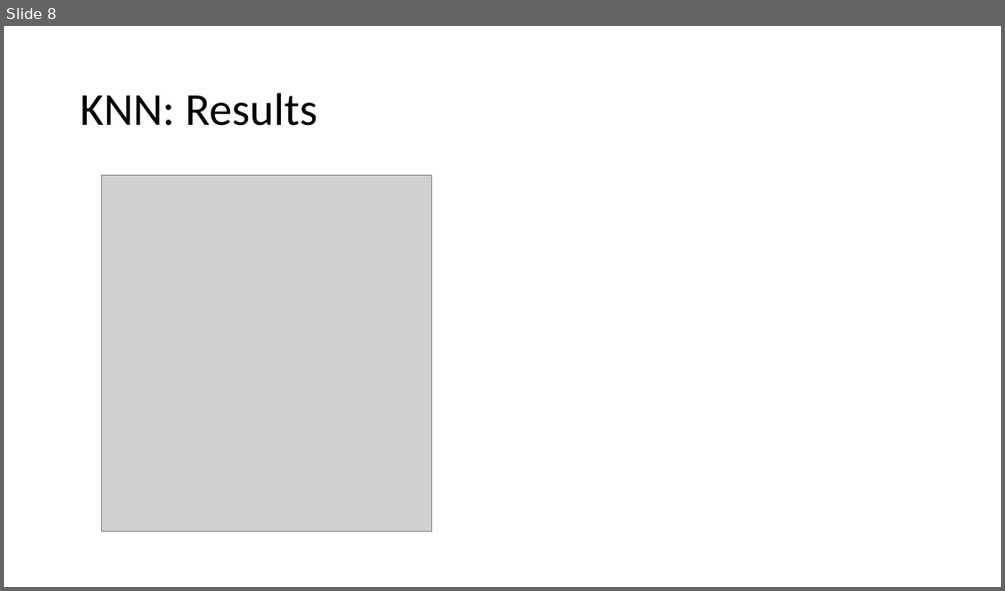
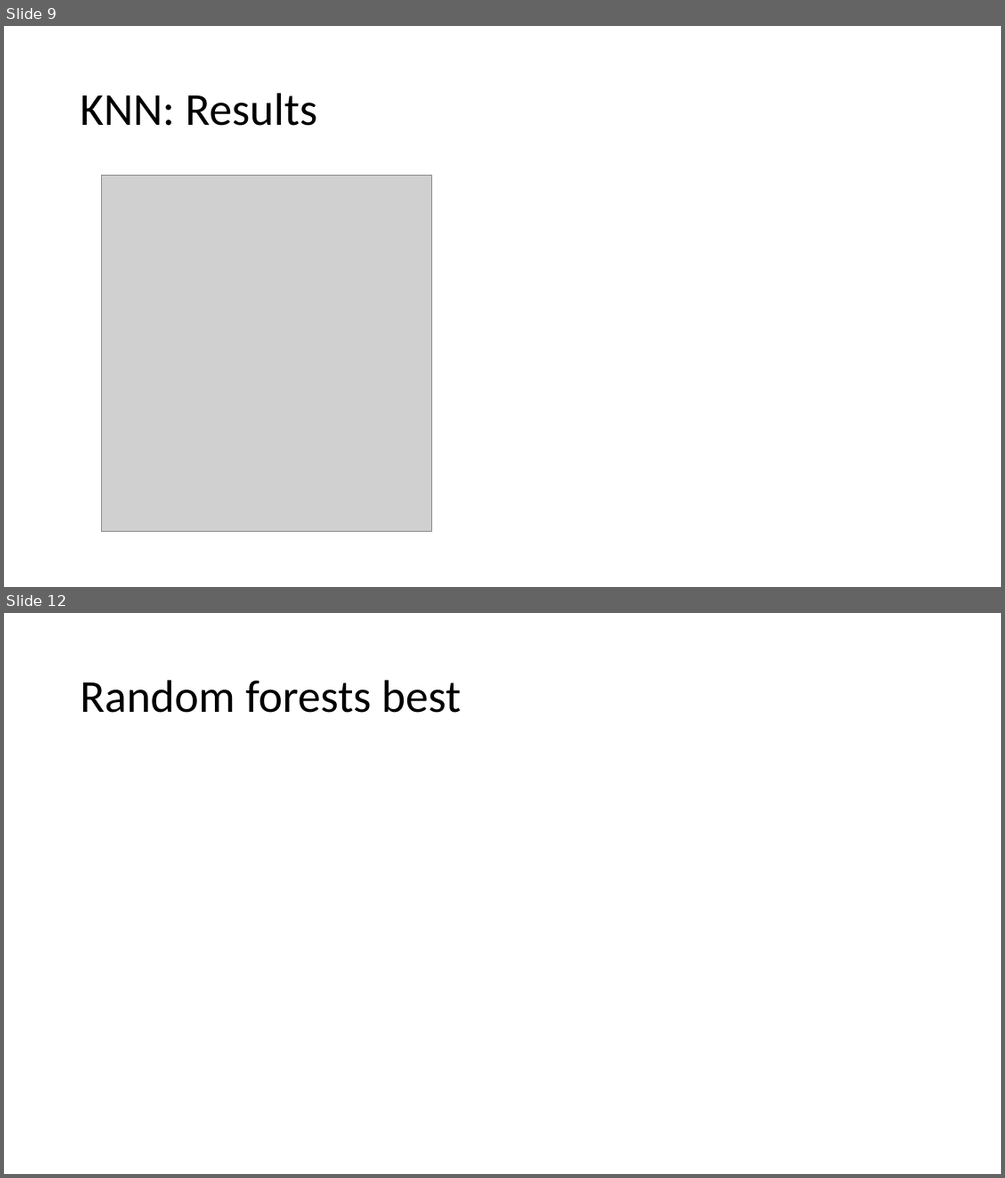
Before and after one commit to sandroassek/SS23_UE_MLPC, a slide deck: Task 3.pptx. Shown one above the other, each under a label of ours: slide 8 before the commit, slides 9 and 12 after it; the slides between them are not shown. The pictures are 1005x591 and 1005x1178 pixels, drawn with LibreOffice and Linux fonts; fonts in the diff are those of the drawing; grey boxes stand for pictures. Boxes give left, top, right and bottom in pixels: in the first picture for what was removed or moved away, otherwise in the second. Text is boxed around its words. In the diff, an @@ line names an element or a change of style, - is before the commit and + after.

```diff
--- a/Task 3.pptx
+++ b/Task 3.pptx
@@ slide 12 added at [4,613,1001,1174], background #FFFFFF @@
@@ title added at [80,680,461,713], 44 pt, text #000000 @@
+Random forests best
@@ what was slide 8 is now slide 9 @@
```
Also in this commit, not shown: 3 slides changed, 2 other slides added.
